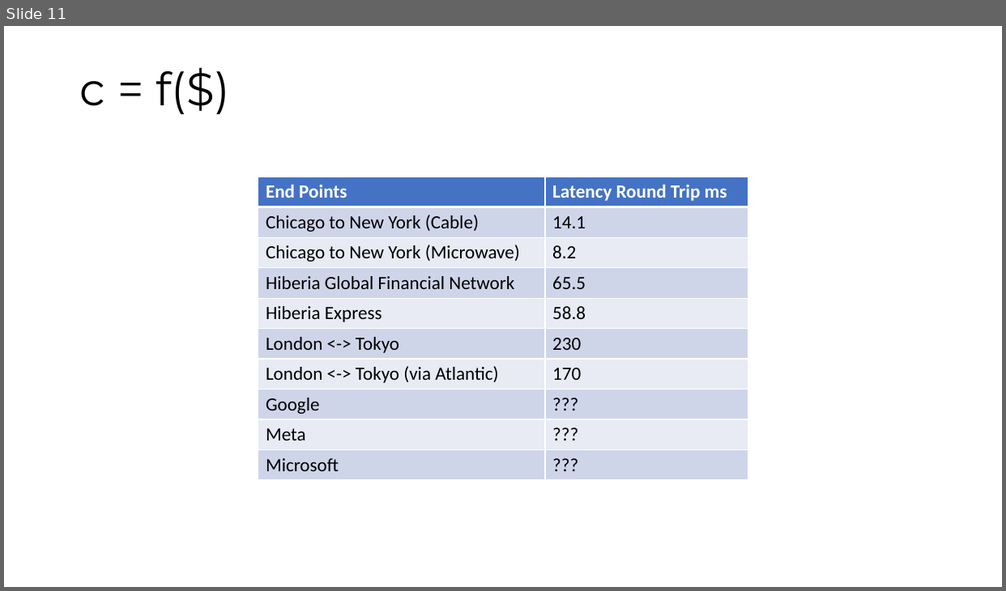
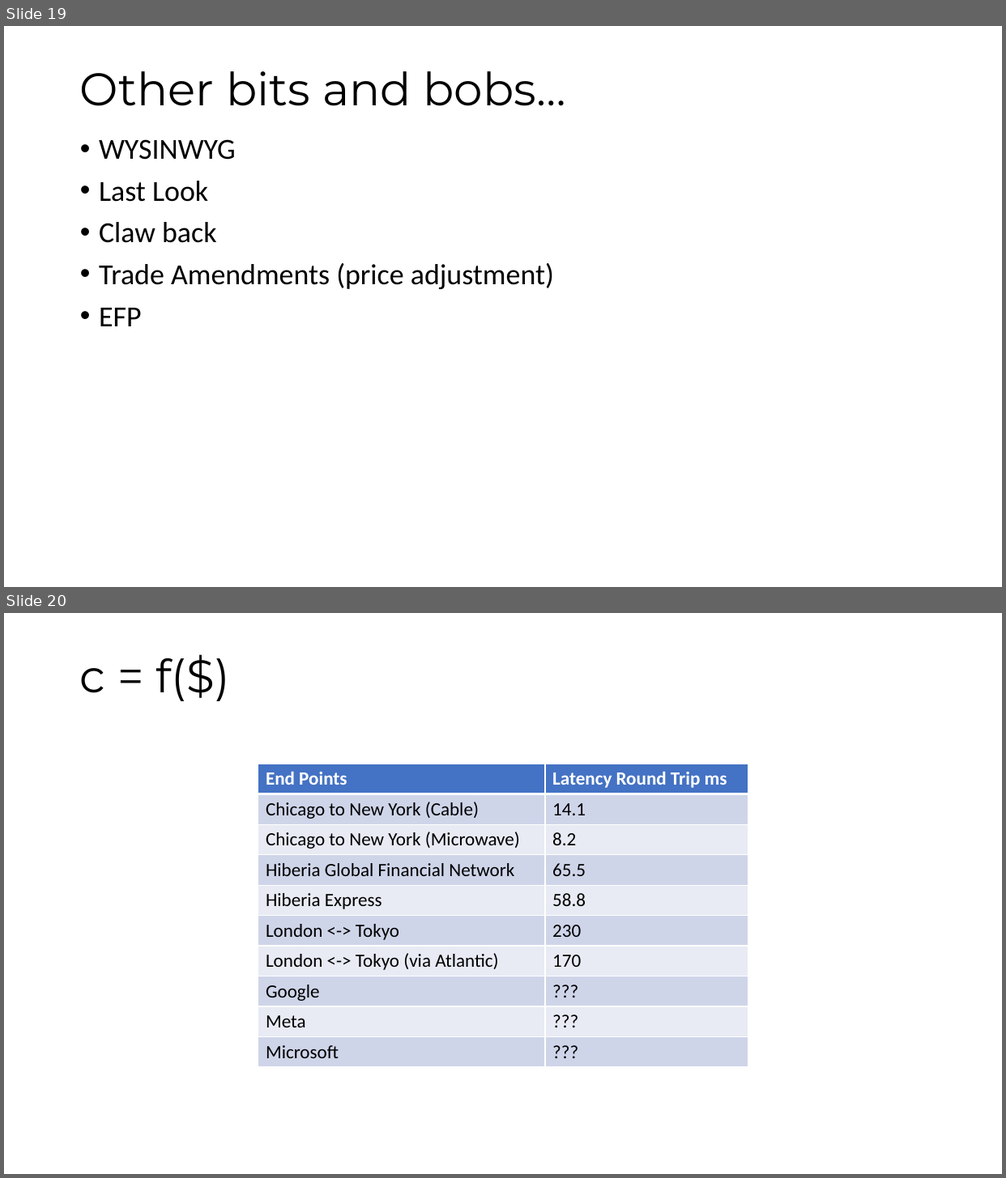
Before and after one commit to maatt4code/PicsAndStuff, a slide deck: Presentation/FXMM.pptx. Shown one above the other, each under a label of ours: slide 11 before the commit, slides 19 and 20 after it. The pictures are 1006x591 and 1006x1178 pixels, drawn with LibreOffice and Linux fonts; fonts in the diff are those of the drawing. Boxes give left, top, right and bottom in pixels: in the first picture for what was removed or moved away, otherwise in the second. Text is boxed around its words. In the diff, an @@ line names an element or a change of style, - is before the commit and + after.

```diff
--- a/Presentation/FXMM.pptx
+++ b/Presentation/FXMM.pptx
@@ slide 19 added at [4, 26, 1002, 587], background #FFFFFF @@
@@ title added at [80, 71, 566, 106], 44 pt, text #000000 @@
+Other bits and bobs…
@@ text added at [99, 139, 554, 327], 28 pt, text #000000 @@
+• WYSINWYG
+• Last Look
+• Claw back
+• Trade Amendments (price adjustment)
+• EFP
@@ what was slide 11 is now slide 20 @@
```
Also in this commit, not shown: 5 slides changed, 13 other slides added, 3 slides removed, 12 other files.
